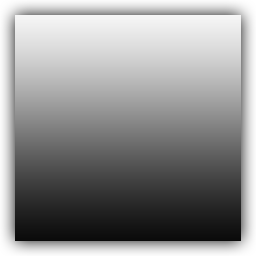
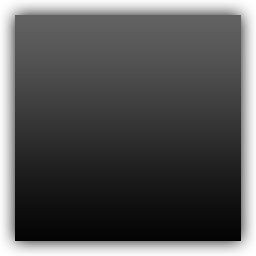
Layers edited between the first and the second 256×256 image:
added layer "Layer 5" (60%) above "Layer 1 copy 2" over [15, 15, 241, 241]
